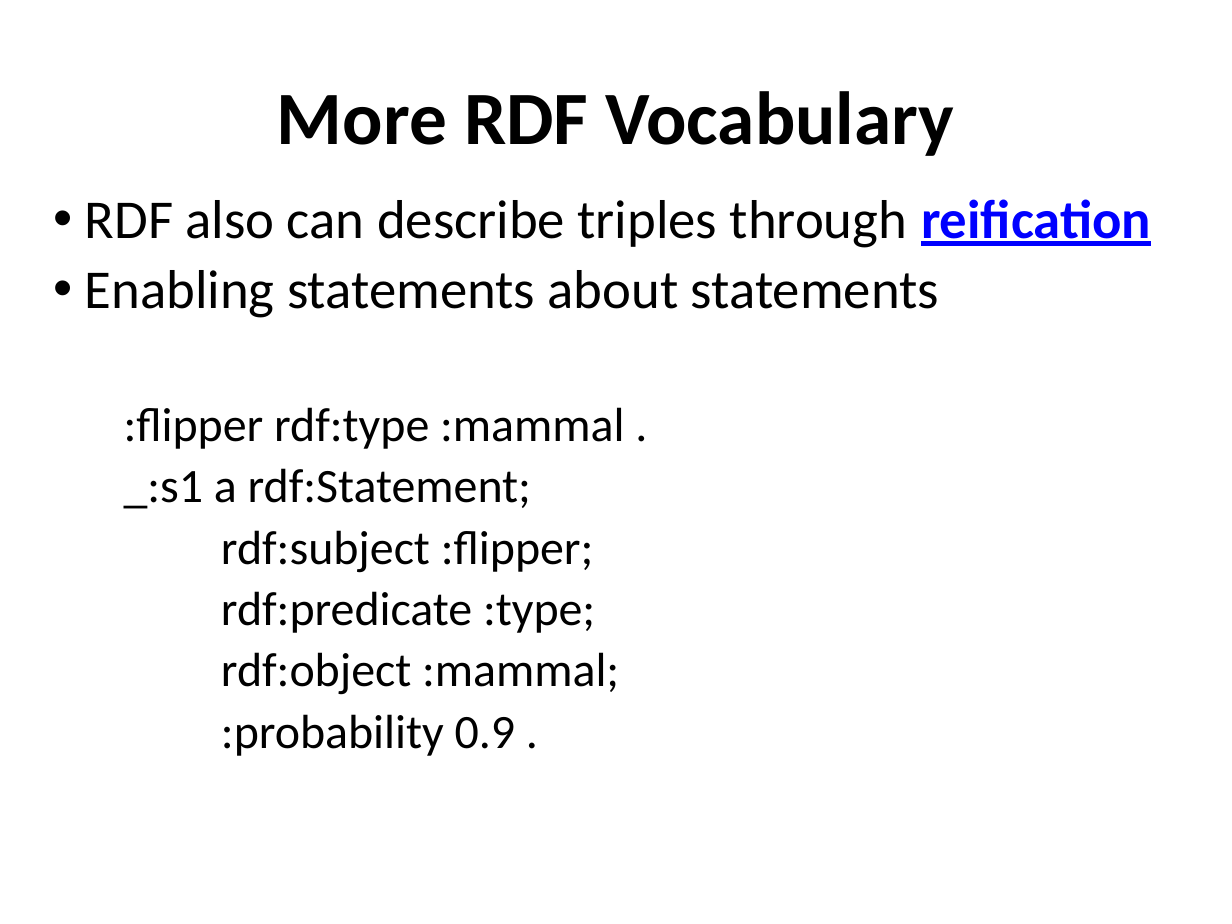
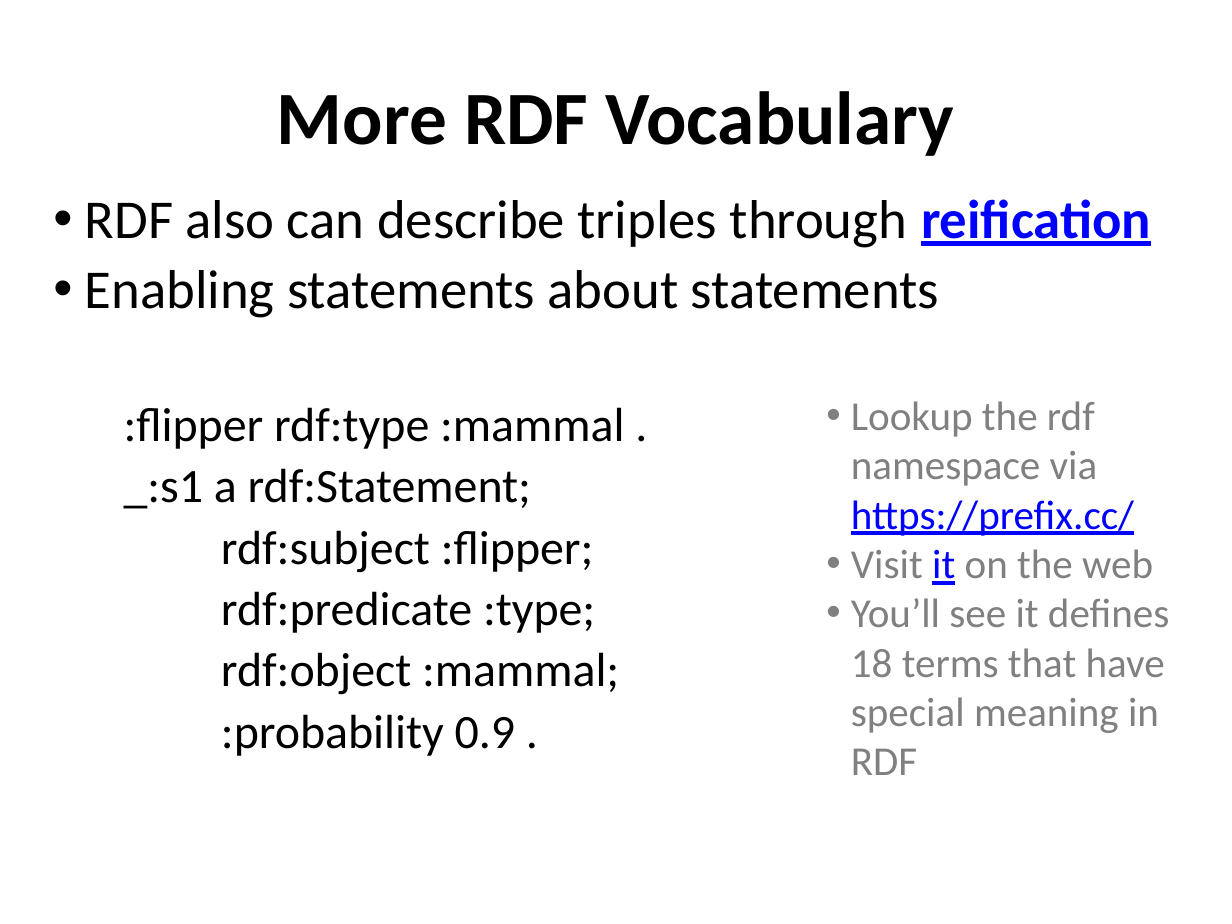
Before and after one commit to UMBC-CMSC-491-691-F19-Knowledge-Graphs/class_material, a slide deck: slide 30 of notes/01_introduction/01c_technologies.pptx (slide 35 before the commit). Drawn at 1232x924 pixels with LibreOffice and Linux fonts; fonts in the diff are those of the drawing. Boxes give left, top, right and bottom in pixels: in the first picture for what was removed or moved away, otherwise in the second. Text is boxed around its words. In the diff, an @@ line names an element or a change of style, - is before the commit and + after.

```diff
--- a/notes/01_introduction/01c_technologies.pptx
+++ b/notes/01_introduction/01c_technologies.pptx
@@ text added at <box>851,401,1169,775</box>, 24 pt, text #808080 @@
+• Lookup the rdf namespace via https://prefix.cc/
+• Visit it on the web
+• You’ll see it defines 18 terms that have special meaning in RDF
```
Also in this commit, not shown: 11 other slides changed, 3 slides added, 6 slides removed, 23 other files.
